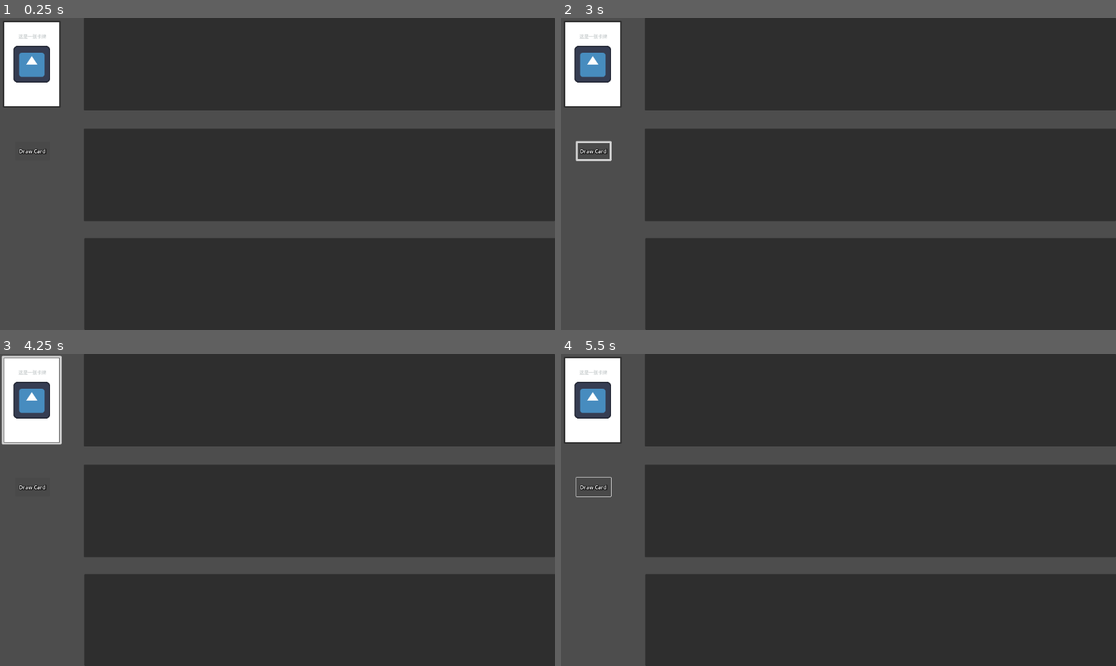
Above: before the commit, frames 1-4 (two rows, left to right).
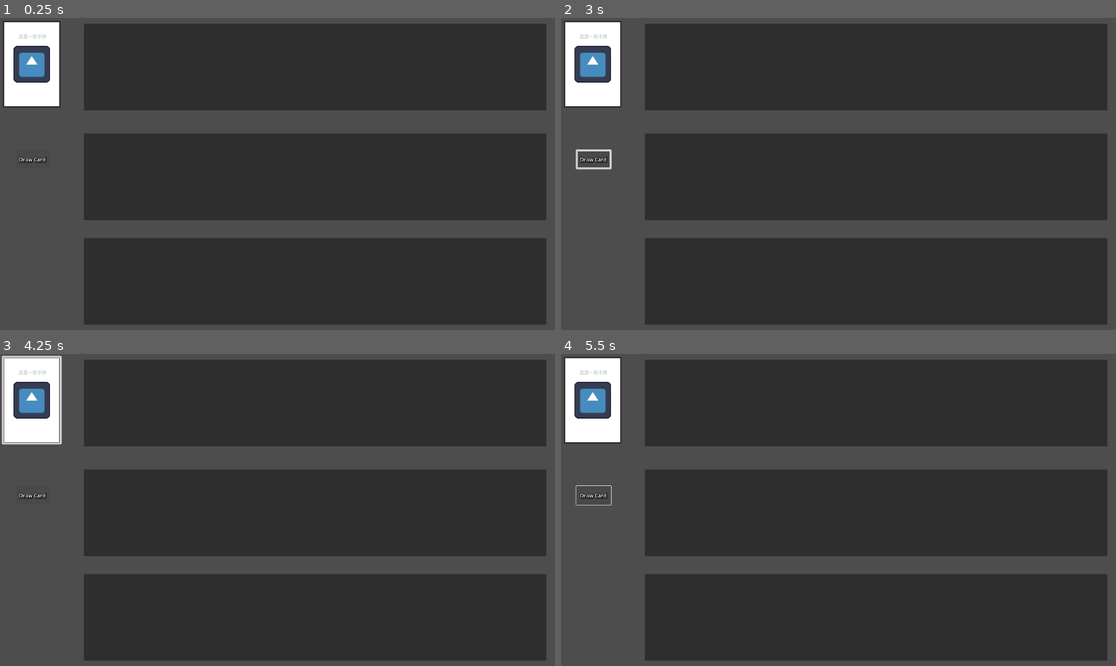
Above: after the commit, the same moments.

Repository: secondreich/Cards-of-Gun
Game: Godot game, scene res://main.tscn
Two runs of this game, one before a commit and one after it. Both use one fixed random seed, a clock stepped at 60 frames per second and the inputs below. The engine's default icon, where the game draws it, is replaced by a stand-in: a white triangle on a blue panel in a dark square.
Inputs (mouse positions are in pixels of both pictures, inside the frame that each line leads up to; where the layout moved, square brackets give the same spot in the first picture):
- Up to frame 1 (0.25 s): no input
- Up to frame 2 (3 s): click (594, 158) [594, 152] at 0.5 s; click (594, 64) at 1.25 s; click (594, 64) at 2 s; click (594, 158) [594, 152] at 2.75 s
- Up to frame 3 (4.25 s): click (33, 400) at 3.5 s
- Up to frame 4 (5.5 s): click (594, 494) [594, 488] at 4.25 s; tap Enter at 5 s; move the mouse to (960, 494) at 5.02 s

The runs differ from the first frame. In frame 1, 5.5% of the frame differs, in the area x 3-100%, y 0-100%; in frame 2, 5.7%, in the area x 2-100%, y 0-100%; in frame 3, 5.5%; in frame 4, 5.6%.

Commit message:
更新项目

Diff:
--- a/Card/card.gd
+++ b/Card/card.gd
@@ -1,5 +1,6 @@
 extends Control
 
+class_name card
 
 enum cardState{following, dragging}
 @export var cardCurrentState = cardState.following
@@ -9,6 +10,13 @@
 var damping = 0.20
 var stiffness = 500
 
+var preDeck
+var pickButton
+
+@export var cardLabel : String
+@export var cardName : String
+@export var isPlurality: int
+@export var cardInfo : Dictionary
 
 func _process(delta: float) -> void:
 	match cardCurrentState:
@@ -35,3 +43,18 @@
 	#print("按钮松开，跟随目标", follow_target)
 	cardCurrentState = cardState.following
 	pass
+
+func initCard(Nm) -> void:
+	cardInfo = BaseCard.infosDic[Nm]
+	cardLabel = cardInfo["card_label"]
+	cardName = cardInfo["base_name"]
+	isPlurality = int(cardInfo["is_plurality"])
+	cardCurrentState = cardState.following
+	drawCard()
+
+func drawCard():
+	print("draw completed")
+	pickButton = $Button
+	var imgPath = ""
+	$TextrueRect/ColorRect/itemImage.texture = load(imgPath)
+	$TextureRect/ColorRect/name.text = cardInfo["display_name"]
--- a/main.gd
+++ b/main.gd
@@ -1 +1,39 @@
 extends Node2D
+
+@export var scene_1 : Node
+@export var scene_2 : Node
+
+@export var MaxHandCard : int
+
+@export var siteItems : Dictionary
+
+func add_new_hand_card(cardName,desktop, caller = scene_1) -> Node:
+	print("发手牌：" + str(cardName))
+	var my_card_instance = baseCard.new()
+	var cardClass = my_card_instance.infosDic[cardName]["base_name"]
+	print("卡牌的类型是%s:"%cardClass)
+	var cardToAdd
+	cardToAdd = preload("res://Card/Card.tscn").instantiate() as card
+
+	cardToAdd.initCard(cardName)
+
+	cardToAdd.global_position = caller.global_position
+	cardToAdd.z_index = 100
+	desktop.add_card(cardToAdd)
+
+	return cardToAdd
+
+
+func get_cards():
+
+	var num_cards = 3
+	var selected_cards = []
+	for i in range(num_cards):
+		print("card added")
+		for c in siteItems.keys():
+			selected_cards.append(c)
+			print("card item")
+
+	for c in selected_cards:
+		await get_tree().create_timer(0,1).timeout
+		add_new_hand_card(c, scene_1)
--- a/main.tscn
+++ b/main.tscn
@@ -10,9 +10,12 @@
 shadow_size = 12
 shadow_color = Color(0.00392157, 0, 0, 0.615686)
 
-[node name="Main" type="Node2D"]
+[node name="Main" type="Node2D" node_paths=PackedStringArray("scene_1", "scene_2")]
 scale = Vector2(0.6, 0.6)
 script = ExtResource("1_1bvp3")
+scene_1 = NodePath("Desktop3")
+scene_2 = NodePath("Desktop2")
+MaxHandCard = 10
 
 [node name="Control" type="Control" parent="."]
 layout_mode = 3
@@ -32,27 +35,28 @@
 
 [node name="Desktop" parent="." instance=ExtResource("2_0xm2m")]
 offset_left = 290.0
-offset_right = 1920.0
+offset_top = 20.0
+offset_right = 1890.0
 offset_bottom = 320.0
 
 [node name="Desktop2" parent="." instance=ExtResource("2_0xm2m")]
 offset_left = 290.0
-offset_top = 383.0
-offset_right = 1920.0
-offset_bottom = 703.0
+offset_top = 400.0
+offset_right = 1890.0
+offset_bottom = 700.0
 
 [node name="Desktop3" parent="." instance=ExtResource("2_0xm2m")]
-offset_left = 292.0
+offset_left = 290.0
 offset_top = 762.0
-offset_right = 1922.0
-offset_bottom = 1080.0
+offset_right = 1890.0
+offset_bottom = 1062.0
 
 [node name="DrawCard" type="Panel" parent="."]
 self_modulate = Color(1, 1, 1, 0.121569)
 offset_left = 53.3333
-offset_top = 428.333
+offset_top = 456.667
 offset_right = 173.333
-offset_bottom = 493.333
+offset_bottom = 521.667
 
 [node name="TextureRect" type="TextureRect" parent="DrawCard"]
 layout_mode = 0
@@ -73,3 +77,5 @@
 offset_bottom = 46.0
 text = "Draw Card"
 label_settings = SubResource("LabelSettings_h2yge")
+
+[connection signal="button_down" from="DrawCard/Button" to="." method="get_cards"]
